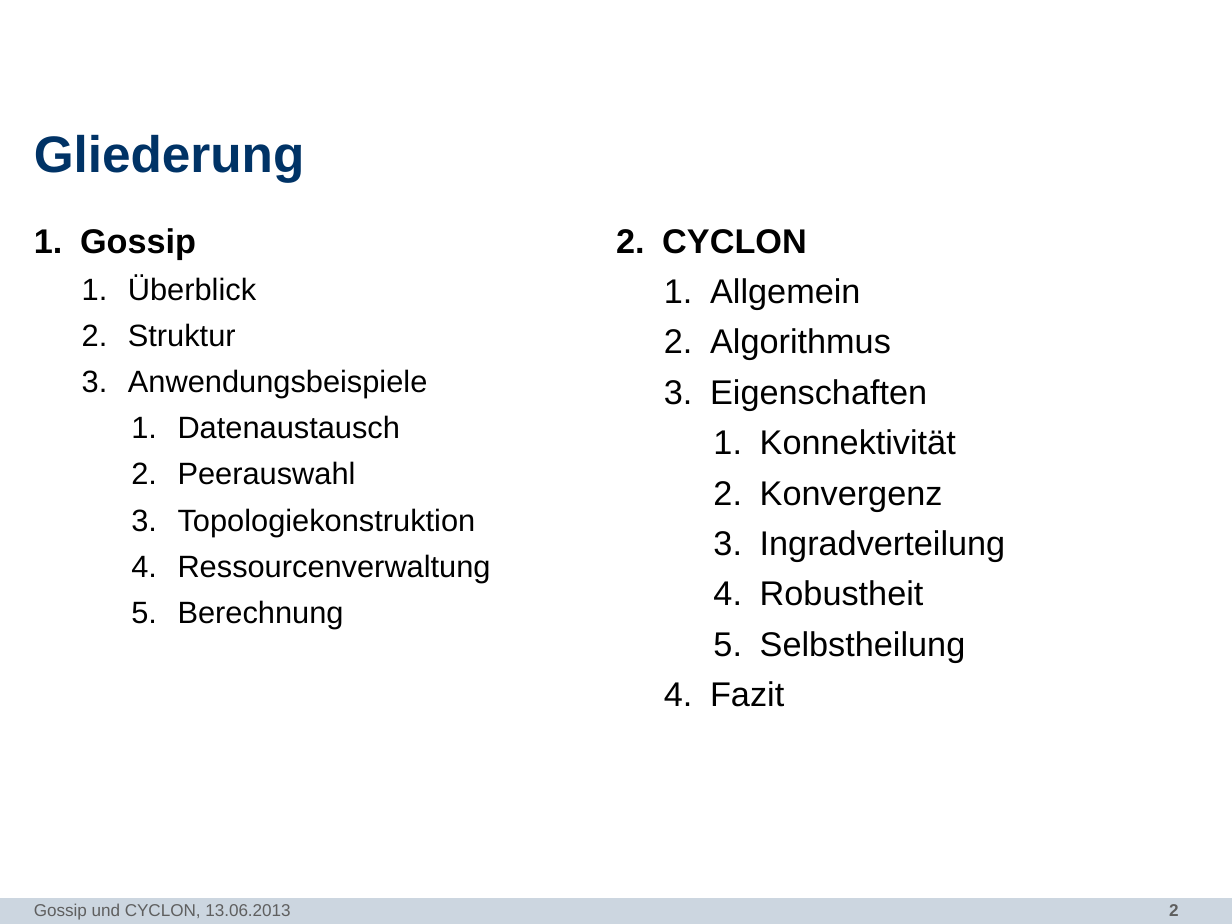
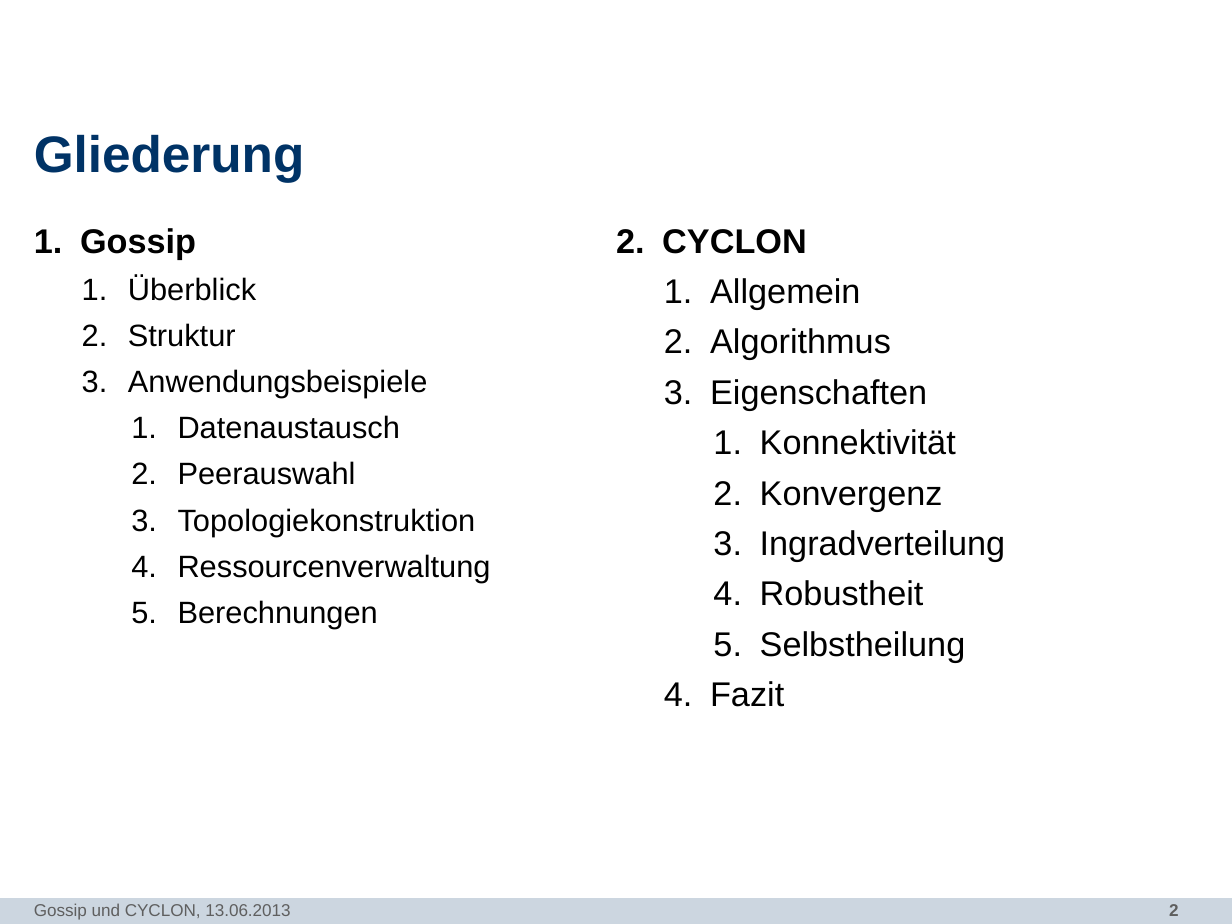
Before and after one commit to N8Fear/DistributedSystems, a slide deck: slide 2 of Vortrag/[MASTER] Präsentation.pptx. Drawn at 1232x924 pixels with LibreOffice and Linux fonts; fonts in the diff are those of the drawing; background and template pictures are left out. Boxes give left, top, right and bottom in pixels: in the first picture for what was removed or moved away, otherwise in the second. Text is boxed around its words. In the diff, an @@ line names an element or a change of style, - is before the commit and + after.

```diff
--- a/Vortrag/[MASTER] Präsentation.pptx
+++ b/Vortrag/[MASTER] Präsentation.pptx
@@ text at <box>178,600,378,629</box>: text changed @@
-    5. Berechnung
+    5. Berechnungen
```
Also in this commit, not shown: 5 other slides changed, 1 other file.
